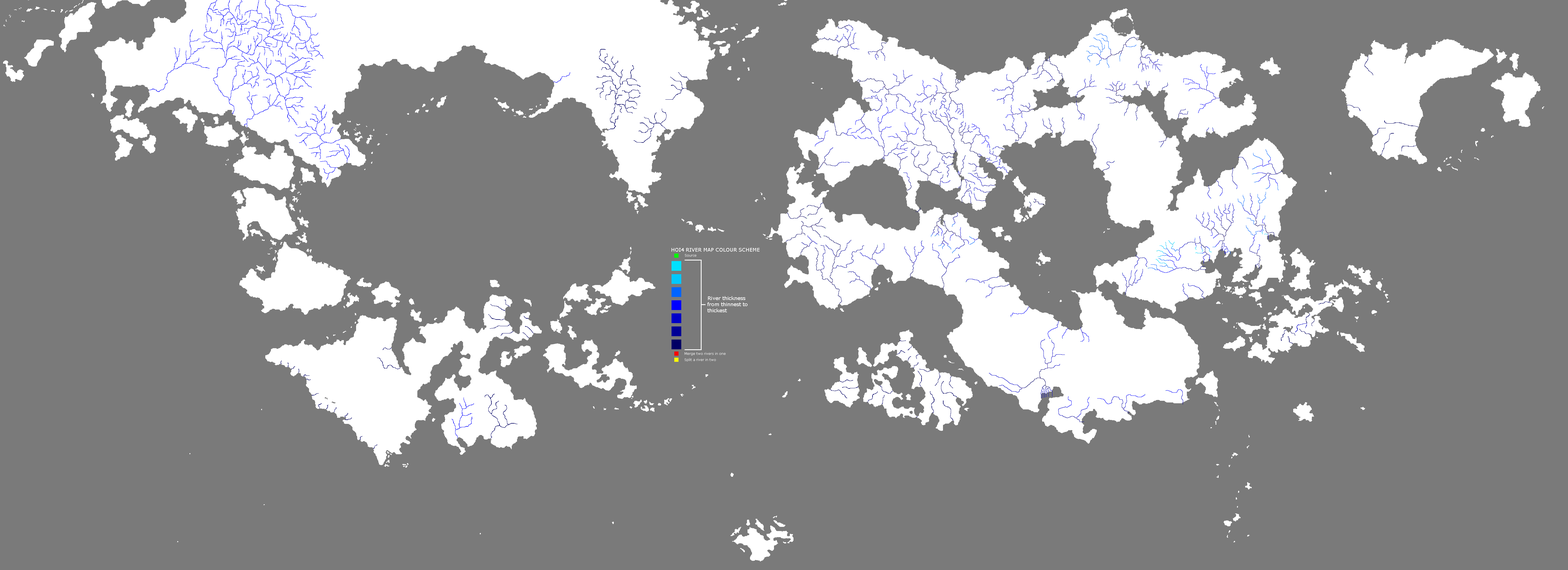
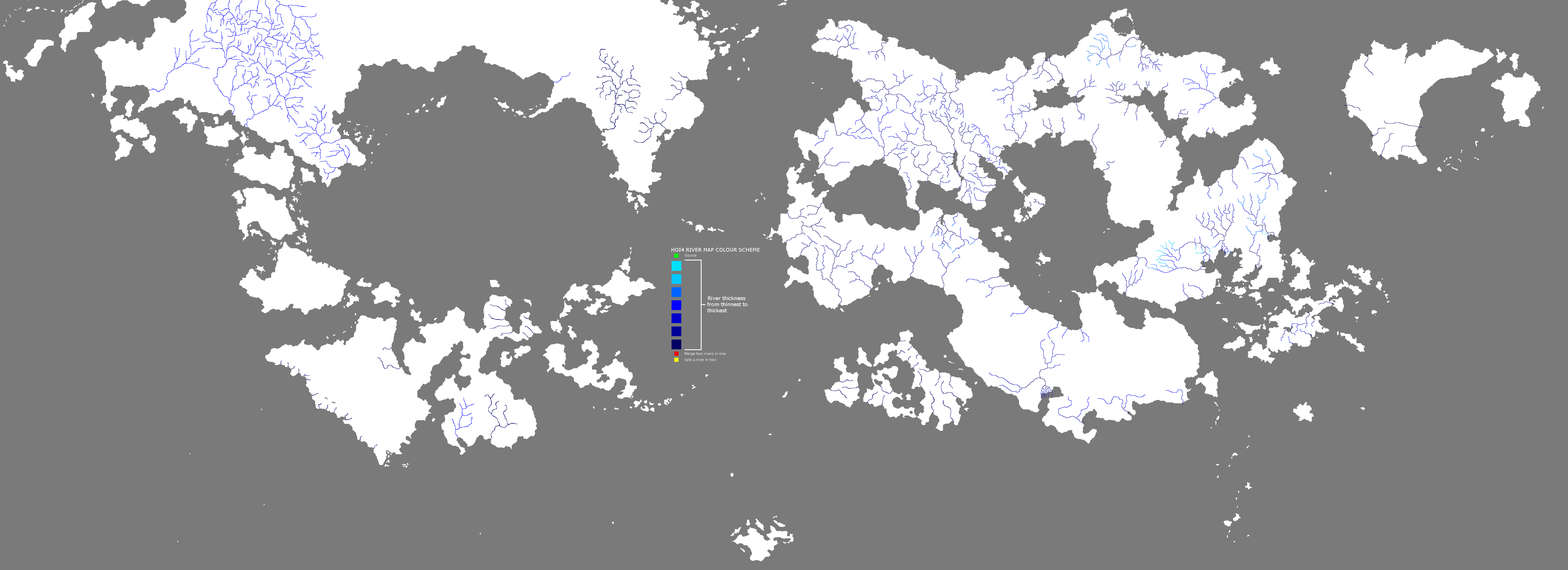
Two versions of the same layered image (w=1568, h=570). Layer-by-layer changes:
painted on "Rivers" over [1280, 54, 1423, 345]
